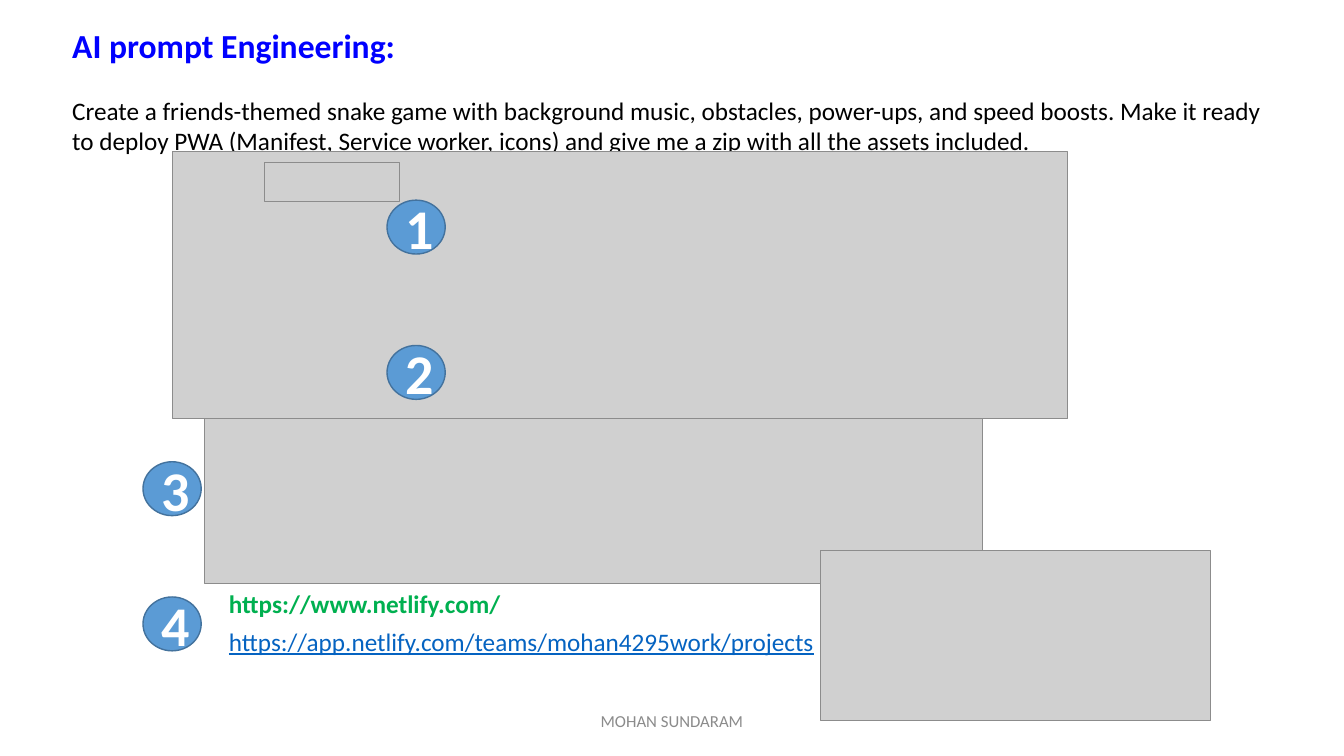
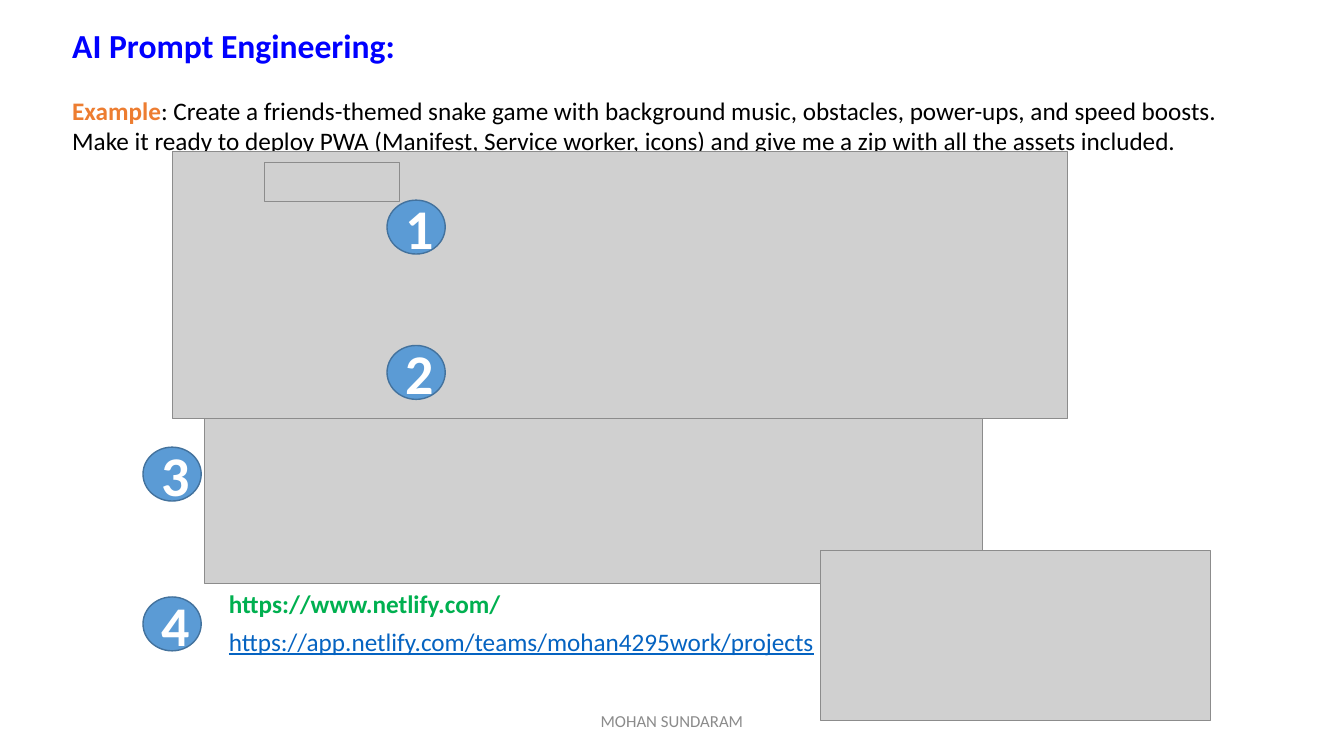
Before and after one commit to mohan4295work/Doc, a slide deck: slide 11 of Artificial Intelligence.pptx. Drawn at 1344x756 pixels with LibreOffice and Linux fonts; fonts in the diff are those of the drawing; grey boxes stand for pictures. Boxes give left, top, right and bottom in pixels: in the first picture for what was removed or moved away, otherwise in the second. Text is boxed around its words. In the diff, an @@ line names an element or a change of style, - is before the commit and + after.

```diff
--- a/Artificial Intelligence.pptx
+++ b/Artificial Intelligence.pptx
@@ text at bbox=[72, 34, 1216, 157]: text changed @@
-AI prompt Engineering:
-Create a friends-themed snake game with background music, obstacles, power-ups, and speed boosts. Make it ready to deploy PWA (Manifest, Service worker, icons) and give me a zip with all the assets included.
+AI Prompt Engineering:
+Example: Create a friends-themed snake game with background music, obstacles, power-ups, and speed boosts. Make it ready to deploy PWA (Manifest, Service worker, icons) and give me a zip with all the assets included.
@@ ellipse "3": place and size @@
-ellipse "3" at bbox=[143, 462, 202, 515]
+ellipse "3" at bbox=[143, 448, 202, 501]
```
Also in this commit, not shown: 7 other slides changed.
